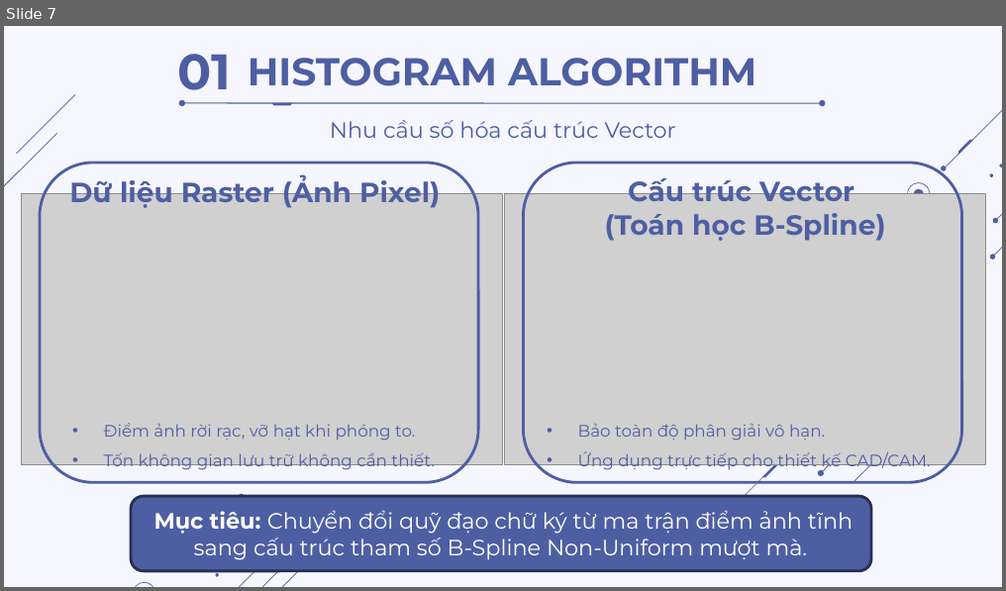
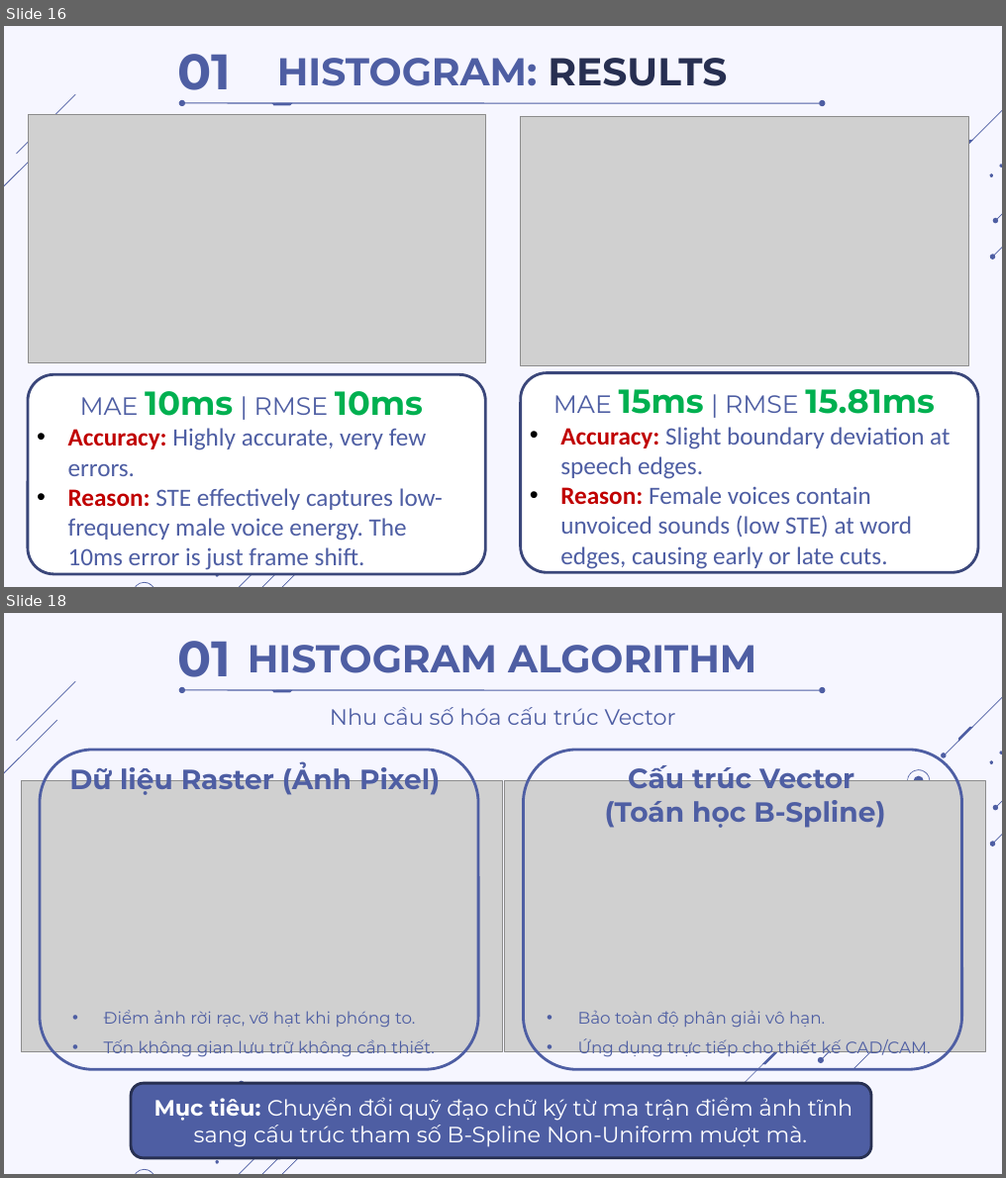
Before and after one commit to thdyqt/XLTHS, a slide deck: Slide.pptx. Shown one above the other, each under a label of ours: slide 7 before the commit, slides 16 and 18 after it; the slides between them are not shown. The pictures are 1006x591 and 1006x1178 pixels, drawn with LibreOffice and Linux fonts; fonts in the diff are those of the drawing; grey boxes stand for pictures. Boxes give left, top, right and bottom in pixels: in the first picture for what was removed or moved away, otherwise in the second. Text is boxed around its words. In the diff, an @@ line names an element or a change of style, - is before the commit and + after.

```diff
--- a/Slide.pptx
+++ b/Slide.pptx
@@ slide 16 added at [4,26,1002,587], background #F6F6FF; not listed: 15 template elements that a slide beside it also shows @@
@@ text added at [177,54,231,101], 36 pt, text #4E5EA3, bold @@
+01
@@ title added at [277,58,727,86], 28 pt, text #4E5EA3, bold @@
+HISTOGRAM: RESULTS
@@ group added at [178,92,826,114]: 2 ellipses, 1 freeform shape, 1 line @@
@@ picture added at [28,115,485,365] @@
@@ picture added at [521,117,969,367] @@
@@ freeform shape added at [917,216,970,268], fill #4E5EA3 @@
@@ rounded rectangle added at [28,375,486,574], fill #FFFFFF, outline #3B467A 2 pt @@
@@ rounded rectangle added at [521,373,979,572], fill #FFFFFF, outline #3B467A 2 pt @@
@@ text added at [68,391,443,570], 18 pt, text #4E5EA3 @@
+MAE 10ms | RMSE 10ms
+• Accuracy: Highly accurate, very few errors.
+• Reason: STE effectively captures low-frequency male voice energy. The 10ms error is just frame shift.
@@ text added at [553,389,949,570], 18 pt, text #4E5EA3 @@
+MAE 15ms | RMSE 15.81ms
+• Accuracy: Slight boundary deviation at speech edges.
+• Reason: Female voices contain unvoiced sounds (low STE) at word edges, causing early or late cuts.
@@ what was slide 7 is now slide 18 @@
```
Also in this commit, not shown: 3 slides changed, 10 other slides added, 1 slide removed, 4 other files.
